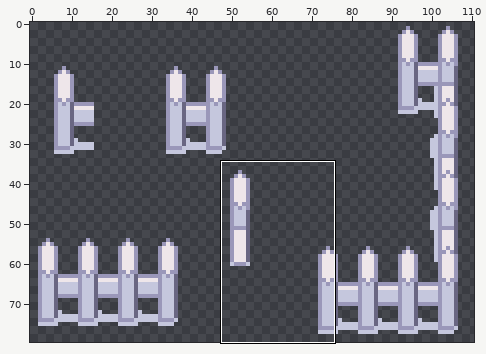
Two states of a pixel-art file, Assets/Sprites/Obstacles.aseprite. The picture above shows the old version from afar; the outline marks the close-up.
Close-up. The starting point:
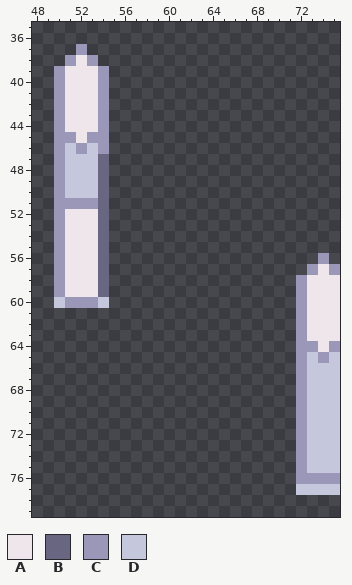
112x80 pixels, 1 frame. Shown: x 48..75, y 35..79. The wide view leaves out empty margins.
Palette (. is transparent): A #eee6ea  B #696682  C #9a97b9  D #c5c7dd
Pixels before, first column x 50:
37 ..C.......................
38 .CAC......................
39 CAAAC.....................
40 CAAAC.....................
41 CAAAC.....................
42 CAAAC.....................
43 CAAAC.....................
44 CAAAC.....................
45 CCACC.....................
46 CDCDC.....................
47 CDDDB.....................
48 CDDDB.....................
49 CDDDB.....................
50 CDDDB.....................
51 CCCCB.....................
52 CAAAB.....................
53 CAAAB.....................
54 CAAAB.....................
55 CAAAB.....................
56 CAAAB...................C.
57 CAAAB..................CAC
58 CAAAB.................CAAA
59 CAAAB.................CAAA
60 DCCCD.................CAAA
61 ......................CAAA
62 ......................CAAA
63 ......................CAAA
64 ......................CCAC
65 ......................CDCD
66 ......................CDDD
67 ......................CDDD
68 ......................CDDD
69 ......................CDDD
70 ......................CDDD
71 ......................CDDD
72 ......................CDDD
73 ......................CDDD
74 ......................CDDD
75 ......................CDDD
76 ......................CCCC
77 ......................DDDD
New version:
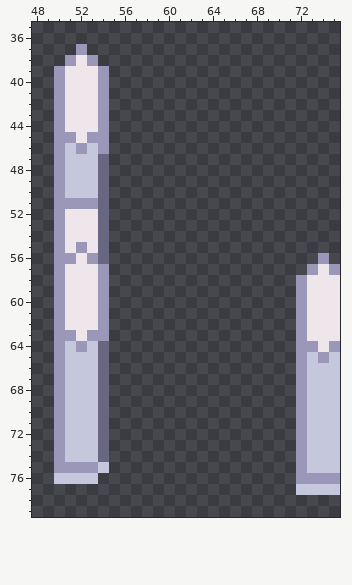
Changes in this commit:
Changed rows in their new state; - is an unchanged pixel.
first column x 50:
55 --C--
56 -C-C-
57 ----C
58 ----C
59 ----C
60 CAAAC
61 CAAAC
62 CAAAC
63 CCACC
64 CDCDB
65 CDDDB
66 CDDDB
67 CDDDB
68 CDDDB
69 CDDDB
70 CDDDB
71 CDDDB
72 CDDDB
73 CDDDB
74 CDDDB
75 CCCCD
76 DDDD-
